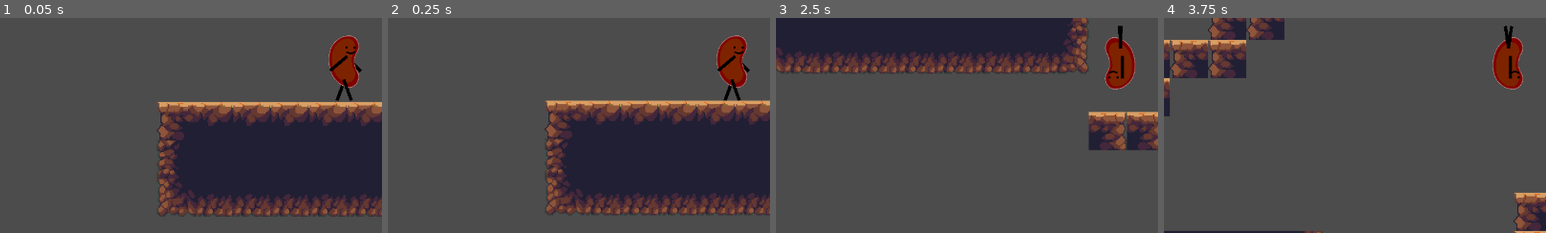
Above: before the commit, frames 1-4 (left to right).
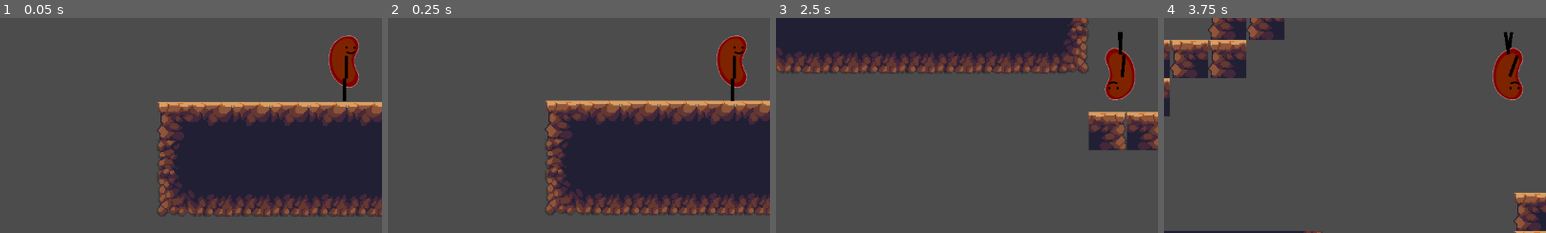
Above: after the commit, the same moments.

Repository: TheRobotics5/TomTheBeanPlatformer
Game: Godot game, scene res://Levels/Level1.tscn
The game is run twice, just before and just after one commit, with the same random seed, the same clock (stepped at 60 frames per second) and the same inputs. The project has no main scene, so this scene is started directly.
Inputs:
- Up to frame 1 (0.05 s): no input
- Up to frame 2 (0.25 s): no input
- Up to frame 3 (2.5 s): tap Enter at 0.5 s; hold Space (spacebar) 0.53-1.28 s; hold Right (ui_right) 0.53-2.03 s; tap Space (spacebar) at 1.35 s; hold Left (ui_left) from 2.03 s (still down); hold Space (spacebar) from 2.03 s (still down)
- Up to frame 4 (3.75 s): release Left (ui_left) at 2.78 s; release Space (spacebar) at 2.78 s; hold Right (ui_right) from 2.78 s (still down); tap Space (spacebar) at 2.85 s; hold Space (spacebar) from 3.53 s (still down)
The pictures show only the part of the screen within x 0-50%, y 41-91%; the shares and areas given below are measured in that part.

The runs differ from the first frame. In frame 1, 0.4% of the frame differs, in the area x 86-95%, y 17-39%; in frame 2, 0.4%; in frame 3, 1.4%; in frame 4, 1.5%, in the area x 86-94%, y 3-39%.

Commit message:
Walking animations done

Diff:
--- a/Scene Assets/Player.tscn
+++ b/Scene Assets/Player.tscn
@@ -22,10 +22,12 @@
 shape = SubResource( 1 )
 
 [node name="AnimationPlayer" type="AnimationPlayer" parent="."]
+playback_default_blend_time = 0.2
 anims/idle = ExtResource( 2 )
 anims/walk = ExtResource( 3 )
 
 [node name="leg2" type="Sprite" parent="."]
+visible = false
 modulate = Color( 0, 0, 0, 1 )
 position = Vector2( -12.134, 58.076 )
 rotation = 1.91986
@@ -33,6 +35,7 @@
 texture = ExtResource( 4 )
 
 [node name="arm2" type="Sprite" parent="."]
+visible = false
 modulate = Color( 0, 0, 0, 1 )
 position = Vector2( 7.849, 13.874 )
 rotation = 0.785398
@@ -40,11 +43,13 @@
 texture = ExtResource( 4 )
 
 [node name="body" type="Sprite" parent="."]
+visible = false
 position = Vector2( -6.95811, 12.0683 )
 scale = Vector2( 0.251002, 0.285138 )
 texture = ExtResource( 5 )
 
 [node name="arm" type="Sprite" parent="."]
+visible = false
 modulate = Color( 0, 0, 0, 1 )
 position = Vector2( -15.8771, 13.7432 )
 rotation = 2.44346
@@ -52,36 +57,48 @@
 texture = ExtResource( 4 )
 
 [node name="leg" type="Sprite" parent="."]
+visible = false
 modulate = Color( 0, 0, 0, 1 )
 position = Vector2( -1.05901, 58.076 )
 rotation = 1.22173
 scale = Vector2( 0.135975, 0.0292158 )
 texture = ExtResource( 4 )
 
-[node name="rev_leg" type="Sprite" parent="."]
+[node name="rev_leg2" type="Sprite" parent="."]
 modulate = Color( 0, 0, 0, 1 )
-position = Vector2( -12.134, -30.076 )
-rotation = 1.22173
+position = Vector2( 0.716, -20.076 )
+rotation = 1.91986
 scale = Vector2( 0.136, 0.029 )
 texture = ExtResource( 4 )
 
 [node name="rev_arm" type="Sprite" parent="."]
 modulate = Color( 0, 0, 0, 1 )
-position = Vector2( -3, 20 )
-rotation = 1.57079
+position = Vector2( -15.877, 18 )
+rotation = 0.785398
 scale = Vector2( 0.135975, 0.0292158 )
 texture = ExtResource( 4 )
 
+[node name="rev_body" type="Sprite" parent="."]
+position = Vector2( -6.958, 30.068 )
+scale = Vector2( 0.251002, 0.285138 )
+texture = ExtResource( 5 )
+flip_v = true
+
 [node name="rev_arm2" type="Sprite" parent="."]
 modulate = Color( 0, 0, 0, 1 )
-position = Vector2( -3, 20 )
-rotation = 1.57079
+position = Vector2( 10.439, 18 )
+rotation = 2.44346
 scale = Vector2( 0.135975, 0.0292158 )
 texture = ExtResource( 4 )
 
-[node name="rev_leg2" type="Sprite" parent="."]
+[node name="rev_leg" type="Sprite" parent="."]
 modulate = Color( 0, 0, 0, 1 )
-position = Vector2( 0.716, -30.076 )
-rotation = 1.91986
+position = Vector2( -12.134, -20.076 )
+rotation = 1.22173
 scale = Vector2( 0.136, 0.029 )
 texture = ExtResource( 4 )
+
+[node name="Grav_flip" type="Timer" parent="."]
+wait_time = 0.5
+one_shot = true
+[connection signal="timeout" from="Grav_flip" to="." method="_on_Grav_flip_timeout"]
--- a/Scripts/Player.gd
+++ b/Scripts/Player.gd
@@ -10,6 +10,13 @@
 	$rev_leg2.hide()
 	$rev_arm.hide()
 	$rev_arm2.hide()
+	$rev_body.hide()
+	$body.show()
+	$leg.show()
+	$leg2.show()
+	$arm.show()
+	$arm2.show()
+	$AnimationPlayer.play("idle")
 
 func _physics_process(delta):
 
@@ -18,33 +25,27 @@
 	if Input.is_action_pressed("ui_right"):
 		motion.x = 150
 		$body.flip_h = false
-		$leg.flip_h = false
-		$leg2.flip_h = false
-		$arm.flip_h = false
-		$arm2.flip_h = false
+		$rev_body.flip_h = false
 		$AnimationPlayer.play("walk")
 
 	elif Input.is_action_pressed("ui_left"):
 		motion.x = -150
 		$body.flip_h = true
-		$leg.flip_h = true
-		$leg2.flip_h = true
-		$arm.flip_h = true
-		$arm2.flip_h = true
+		$rev_body.flip_h = true
 		$AnimationPlayer.play("walk")
 	else:
 		motion.x= 0
-		$AnimationPlayer.stop(true)
-
+		$AnimationPlayer.play("idle")
 
 	if Input.is_action_pressed("spacebar"):
 		if is_on_floor():
 			motion.y = -100
-			$body.flip_v = true
+			$body.hide()
 			$leg.hide()
 			$leg2.hide()
 			$arm.hide()
 			$arm2.hide()
+			$rev_body.show()
 			$rev_leg.show()
 			$rev_leg2.show()
 			$rev_arm.show()
@@ -53,11 +54,12 @@
 
 		if is_on_ceiling():
 			motion.y = 100
-			$body.flip_v = false
+			$body.show()
 			$leg.show()
 			$leg2.show()
 			$arm.show()
 			$arm2.show()
+			$rev_body.hide()
 			$rev_leg.hide()
 			$rev_leg2.hide()
 			$rev_arm.hide()
@@ -65,4 +67,3 @@
 			grav = 5
 
 	motion = move_and_slide(motion, UP)
-	pass
--- a/idle.tres
+++ b/idle.tres
@@ -98,3 +98,99 @@
 "update": 0,
 "values": [ 90.0 ]
 }
+tracks/8/type = "value"
+tracks/8/path = NodePath("rev_leg:position")
+tracks/8/interp = 1
+tracks/8/loop_wrap = true
+tracks/8/imported = false
+tracks/8/enabled = true
+tracks/8/keys = {
+"times": PoolRealArray( 0 ),
+"transitions": PoolRealArray( 1 ),
+"update": 0,
+"values": [ Vector2( -6.425, -20.076 ) ]
+}
+tracks/9/type = "value"
+tracks/9/path = NodePath("rev_leg:rotation_degrees")
+tracks/9/interp = 1
+tracks/9/loop_wrap = true
+tracks/9/imported = false
+tracks/9/enabled = true
+tracks/9/keys = {
+"times": PoolRealArray( 0 ),
+"transitions": PoolRealArray( 1 ),
+"update": 0,
+"values": [ 89.9996 ]
+}
+tracks/10/type = "value"
+tracks/10/path = NodePath("rev_arm:position")
+tracks/10/interp = 1
+tracks/10/loop_wrap = true
+tracks/10/imported = false
+tracks/10/enabled = true
+tracks/10/keys = {
+"times": PoolRealArray( 0 ),
+"transitions": PoolRealArray( 1 ),
+"update": 0,
+"values": [ Vector2( -3, 20 ) ]
+}
+tracks/11/type = "value"
+tracks/11/path = NodePath("rev_arm:rotation_degrees")
+tracks/11/interp = 1
+tracks/11/loop_wrap = true
+tracks/11/imported = false
+tracks/11/enabled = true
+tracks/11/keys = {
+"times": PoolRealArray( 0 ),
+"transitions": PoolRealArray( 1 ),
+"update": 0,
+"values": [ 89.9996 ]
+}
+tracks/12/type = "value"
+tracks/12/path = NodePath("rev_arm2:position")
+tracks/12/interp = 1
+tracks/12/loop_wrap = true
+tracks/12/imported = false
+tracks/12/enabled = true
+tracks/12/keys = {
+"times": PoolRealArray( 0 ),
+"transitions": PoolRealArray( 1 ),
+"update": 0,
+"values": [ Vector2( -3, 20 ) ]
+}
+tracks/13/type = "value"
+tracks/13/path = NodePath("rev_arm2:rotation_degrees")
+tracks/13/interp = 1
+tracks/13/loop_wrap = true
+tracks/13/imported = false
+tracks/13/enabled = true
+tracks/13/keys = {
+"times": PoolRealArray( 0 ),
+"transitions": PoolRealArray( 1 ),
+"update": 0,
+"values": [ 89.9996 ]
+}
+tracks/14/type = "value"
+tracks/14/path = NodePath("rev_leg2:rotation_degrees")
+tracks/14/interp = 1
+tracks/14/loop_wrap = true
+tracks/14/imported = false
+tracks/14/enabled = true
+tracks/14/keys = {
+"times": PoolRealArray( 0 ),
+"transitions": PoolRealArray( 1 ),
+"update": 0,
+"values": [ 89.9996 ]
+}
+tracks/15/type = "value"
+tracks/15/path = NodePath("rev_leg2:position")
+tracks/15/interp = 1
+tracks/15/loop_wrap = true
+tracks/15/imported = false
+tracks/15/enabled = true
+tracks/15/keys = {
+"times": PoolRealArray( 0 ),
+"transitions": PoolRealArray( 1 ),
+"update": 0,
+"values": [ Vector2( -6.425, -20.076 ) ]
+}
--- a/walk.tres
+++ b/walk.tres
@@ -110,7 +110,7 @@
 "times": PoolRealArray( 0, 0.5, 1, 1.5 ),
 "transitions": PoolRealArray( 1, 1, 1, 1 ),
 "update": 0,
-"values": [ Vector2( -6.425, -30.076 ), Vector2( 0.716, -30.688 ), Vector2( -6.425, -30.076 ), Vector2( -12.134, -30.076 ) ]
+"values": [ Vector2( -6.425, -20.076 ), Vector2( 0.716, -20.688 ), Vector2( -6.425, -20.076 ), Vector2( -12.134, -20.076 ) ]
 }
 tracks/9/type = "value"
 tracks/9/path = NodePath("rev_leg:rotation_degrees")
@@ -134,7 +134,7 @@
 "times": PoolRealArray( 0, 0.5, 1, 1.5 ),
 "transitions": PoolRealArray( 1, 1, 1, 1 ),
 "update": 0,
-"values": [ Vector2( -6.425, -30.076 ), Vector2( -12.134, -30.076 ), Vector2( -6.425, -30.076 ), Vector2( 0.716, -30.076 ) ]
+"values": [ Vector2( -6.425, -20.076 ), Vector2( -12.134, -20.076 ), Vector2( -6.425, -20.076 ), Vector2( 0.716, -20.076 ) ]
 }
 tracks/11/type = "value"
 tracks/11/path = NodePath("rev_leg2:rotation_degrees")
@@ -148,3 +148,51 @@
 "update": 0,
 "values": [ 89.9996, 70.0, 90.0, 110.0 ]
 }
+tracks/12/type = "value"
+tracks/12/path = NodePath("rev_arm:rotation_degrees")
+tracks/12/interp = 1
+tracks/12/loop_wrap = true
+tracks/12/imported = false
+tracks/12/enabled = true
+tracks/12/keys = {
+"times": PoolRealArray( 0, 0.5, 1, 1.5 ),
+"transitions": PoolRealArray( 1, 1, 1, 1 ),
+"update": 0,
+"values": [ 89.9996, 110.0, 89.9996, 45.0 ]
+}
+tracks/13/type = "value"
+tracks/13/path = NodePath("rev_arm:position")
+tracks/13/interp = 1
+tracks/13/loop_wrap = true
+tracks/13/imported = false
+tracks/13/enabled = true
+tracks/13/keys = {
+"times": PoolRealArray( 0, 0.5, 1, 1.5 ),
+"transitions": PoolRealArray( 1, 1, 1, 1 ),
+"update": 0,
+"values": [ Vector2( -3, 18 ), Vector2( 10.439, 18 ), Vector2( -3, 18 ), Vector2( -15.877, 18 ) ]
+}
+tracks/14/type = "value"
+tracks/14/path = NodePath("rev_arm2:position")
+tracks/14/interp = 1
+tracks/14/loop_wrap = true
+tracks/14/imported = false
+tracks/14/enabled = true
+tracks/14/keys = {
+"times": PoolRealArray( 0, 0.5, 1, 1.5 ),
+"transitions": PoolRealArray( 1, 1, 1, 1 ),
+"update": 0,
+"values": [ Vector2( -3, 18 ), Vector2( -15.877, 18 ), Vector2( -3, 18 ), Vector2( 10.439, 18 ) ]
+}
+tracks/15/type = "value"
+tracks/15/path = NodePath("rev_arm2:rotation_degrees")
+tracks/15/interp = 1
+tracks/15/loop_wrap = true
+tracks/15/imported = false
+tracks/15/enabled = true
+tracks/15/keys = {
+"times": PoolRealArray( 0, 0.5, 1, 1.5 ),
+"transitions": PoolRealArray( 1, 1, 1, 1 ),
+"update": 0,
+"values": [ 89.9996, 45.0, 89.9996, 140.0 ]
+}
